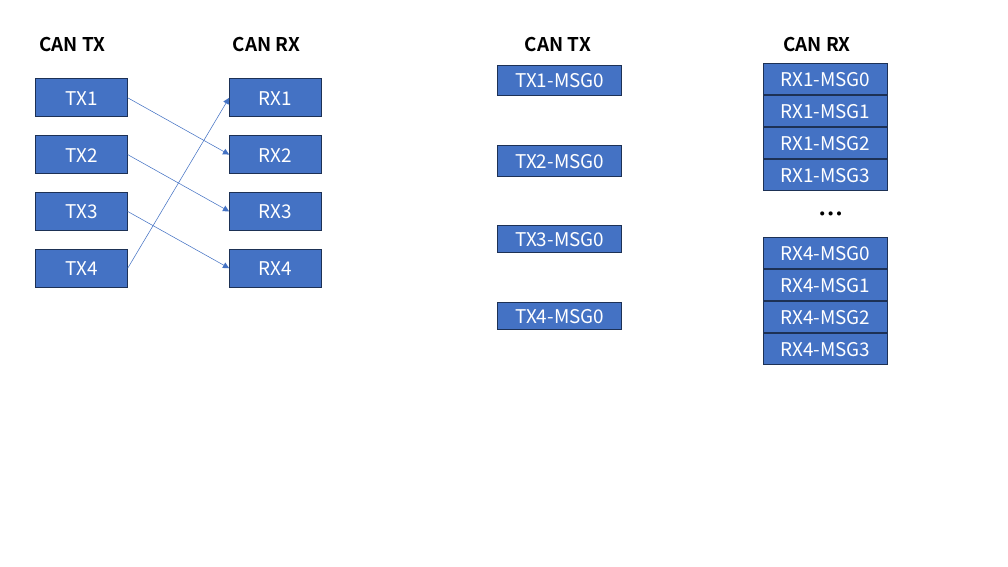
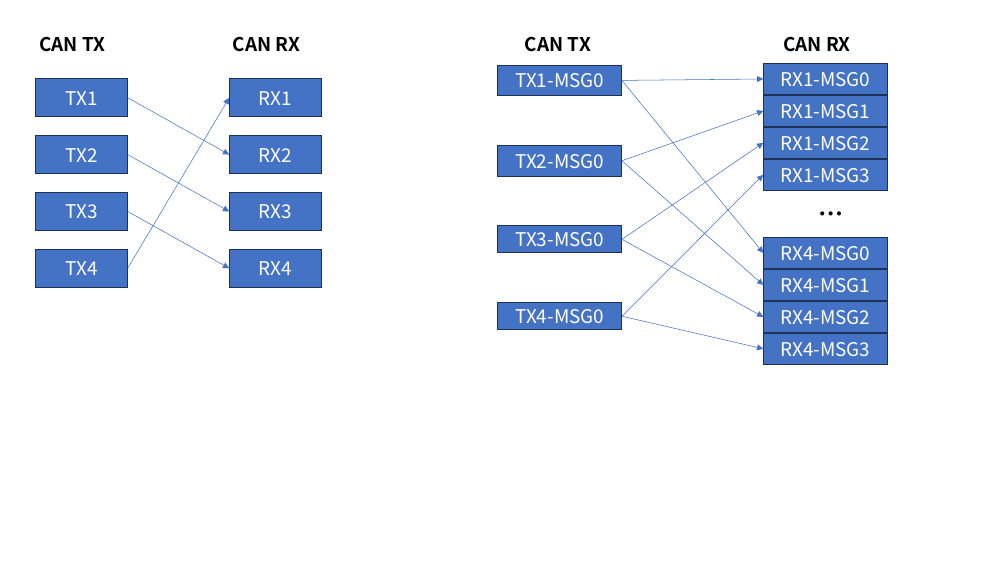
Before and after one commit to iamtonyxu/gpb, a slide deck: slide 7 of stn/stn_test_fw_solution.pptx. Drawn at 1008x567 pixels with LibreOffice and Linux fonts; fonts in the diff are those of the drawing. Boxes give left, top, right and bottom in pixels: in the first picture for what was removed or moved away, otherwise in the second. Text is boxed around its words. In the diff, an @@ line names an element or a change of style, - is before the commit and + after.

```diff
--- a/stn/stn_test_fw_solution.pptx
+++ b/stn/stn_test_fw_solution.pptx
@@ group added at bbox=[622, 79, 764, 349]: 8 arrows @@
```
Also in this commit, not shown: 8 other files.
